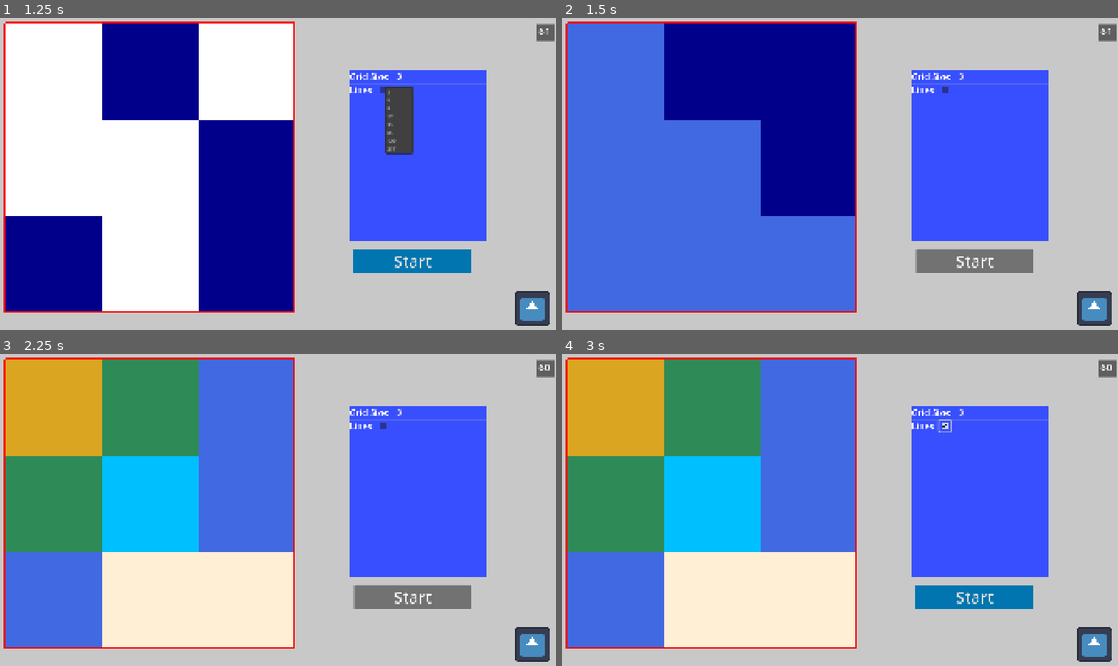
Above: before the commit, frames 1-4 (two rows, left to right).
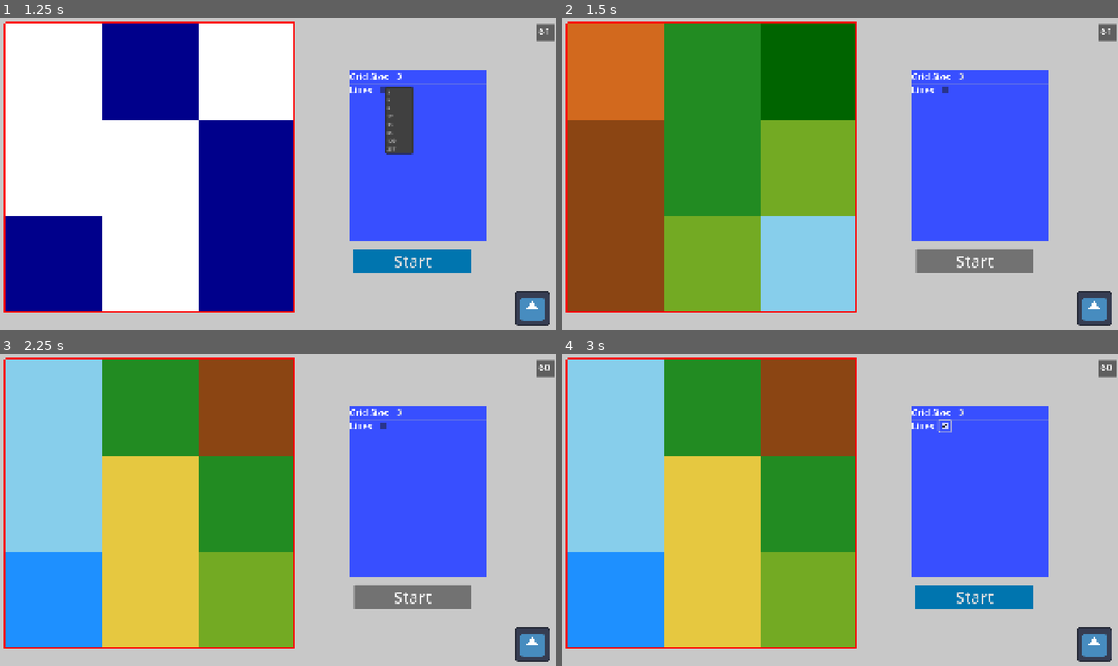
Above: after the commit, the same moments.

Repository: Dev-Ranma/Diamond-Square.Pub
Game: Godot game, scene res://Root.tscn
Two runs of this game, one before a commit and one after it. Both use one fixed random seed, a clock stepped at 60 frames per second and the inputs below. The engine's default icon, where the game draws it, is replaced by a stand-in: a white triangle on a blue panel in a dark square.
Inputs (mouse positions are in pixels of both pictures, inside the frame that each line leads up to):
- Up to frame 1 (1.25 s): click "3" at 0.5 s
- Up to frame 2 (1.5 s): click "Start" at 1.25 s
- Up to frame 3 (2.25 s): click "Start" at 2 s
- Up to frame 4 (3 s): click (945, 425) at 2.75 s

Frame 1 is identical in both runs. In frame 2, 48% of the frame differs, in the area x 1-53%, y 1-94%; in frame 3, 48%; in frame 4, 48%.

Commit message:
1.1
Improved randomness and changed some colors for readability, optimization will have to come later

Diff:
--- a/node_2d.gd
+++ b/node_2d.gd
@@ -8,10 +8,12 @@
 var cellMax : int = cellNum * cellNum
 var areLinesActive : bool = false
 @onready var numSelect = $ItemList/NumSelect
-var colorArray : Array[Color] = [Color.DARK_BLUE, Color.ROYAL_BLUE, Color.DEEP_SKY_BLUE, Color.PAPAYA_WHIP, Color.SEA_GREEN, Color.FOREST_GREEN, Color.DARK_GREEN, Color.GOLDENROD, Color.BROWN, Color.WEB_MAROON]
+var colorArray : Array[Color] = [Color.DARK_BLUE, Color.DARK_BLUE, Color.DODGER_BLUE, Color.DODGER_BLUE, Color.SKY_BLUE, Color(1 * .9, .7843137255, .2784313725 * .90), Color(.6039215686 * .75, .8901960784 * .75, .1843137255 * .75), Color(.6039215686 * .75, .8901960784 * .75, .1843137255 * .75),Color.FOREST_GREEN, Color.FOREST_GREEN, Color.DARK_GREEN, Color.CHOCOLATE, Color.SADDLE_BROWN]
+var colorTotal : int = colorArray.size() - 1
+var variaArray : Array = [1]
 #@onready var clock = $Timer
 #var holdUp : bool = false
-
+#  Color.BLACK
 
 func _ready() -> void:
 	numSelect.text = str(cellNum)
@@ -105,13 +107,11 @@
 
 	for each in cornerArray:
 		cellGridIndex[each][2] = 1
-		cellGridIndex[each][3] = int(randi_range(0, 9))
+		cellGridIndex[each][3] = int(randi_range(0, colorTotal))
 		cornerColor += cellGridIndex[each][3]
 	#variation = varianceRate / varianceDivisible
 
 	while areWeGoodToGo == false:
-		iteration += 1
-
 		for point in validCorner:
 			n3 = point
 			cornerArray.clear()
@@ -125,7 +125,7 @@
 			for each in cornerArray:
 				if cellGridIndex[each][2] != 1:
 						cellGridIndex[each][2] = 1
-						cellGridIndex[each][3] = randi_range(0, 9)
+						cellGridIndex[each][3] = randi_range(0, colorTotal)
 				cornerIndexArray.push_back(each)
 			diamondCenter = ((cornerIndexArray[0] + cornerIndexArray[1] + cornerIndexArray[2] + cornerIndexArray[3]) / 4)
 			pointInbetweenX = (cornerIndexArray[0] + cornerIndexArray[1]) / 2
@@ -139,33 +139,29 @@
 			for each in diamondSquareArray:
 				if cellGridIndex[each][2] != 1:
 					cellGridIndex[each][2] = 1
-					n4 = randomArray.pick_random()
+					n4 = randi_range(-(variaArray[iteration]), variaArray[iteration])
+					#n4 = randomArray.pick_random()
 					match each:
 						AA:
-							cellGridIndex[each][3] = clamp((((cellGridIndex[w][3]) + (cellGridIndex[x][3]) + (cellGridIndex[y][3]) + (cellGridIndex[z][3])) / 4) + n4, 0, 9)
+							cellGridIndex[each][3] = clamp((((cellGridIndex[w][3]) + (cellGridIndex[x][3]) + (cellGridIndex[y][3]) + (cellGridIndex[z][3])) / 4) + n4, 0, colorTotal)
 						A:
-							cellGridIndex[each][3] = clamp(((cellGridIndex[w][3] + cellGridIndex[x][3]) / 2) + n4, 0, 9)
+							cellGridIndex[each][3] = clamp(((cellGridIndex[w][3] + cellGridIndex[x][3]) / 2) + n4, 0, colorTotal)
 						B:
-							cellGridIndex[each][3] = clamp(((cellGridIndex[y][3] + cellGridIndex[z][3]) / 2) + n4, 0, 9)
+							cellGridIndex[each][3] = clamp(((cellGridIndex[y][3] + cellGridIndex[z][3]) / 2) + n4, 0, colorTotal)
 						C:
-							cellGridIndex[each][3] = clamp(((cellGridIndex[w][3] + cellGridIndex[y][3]) / 2) + n4, 0, 9)
+							cellGridIndex[each][3] = clamp(((cellGridIndex[w][3] + cellGridIndex[y][3]) / 2) + n4, 0, colorTotal)
 						D:
-							cellGridIndex[each][3] = clamp(((cellGridIndex[x][3] + cellGridIndex[z][3]) / 2) + n4, 0, 9)
+							cellGridIndex[each][3] = clamp(((cellGridIndex[x][3] + cellGridIndex[z][3]) / 2) + n4, 0, colorTotal)
 			tempArray.push_back(diamondCenter)
 			tempArray.push_back((pointInbetweenX))
 			tempArray.push_back((pointInbetweenY))
+		iteration += 1
 		for cell in cellMax:
 			if cellGridIndex[cell][2] == 1:
 				n2 += 1
 		if n2 == cellMax:
 			areWeGoodToGo = true
 			print(n4)
-			#print(AA, A, B, C, D)
-			#print(diamondSquareArray)
-			#print(cellGridIndex)
-			#print(cornerArray)
-			#print(cornerIndexArray)
-			#print(diamondSquareArray)
 		else:
 			areWeGoodToGo = false
 			n2 = 0
@@ -199,19 +195,27 @@
 	match(id):
 		0:
 			cellNum = 3
+			variaArray = [1]
 		1:
 			cellNum = 5
+			variaArray = [2, 1]
 		2:
 			cellNum = 9
+			variaArray = [2, 1, 1]
 		3:
 			cellNum = 17
+			variaArray = [2, 2, 1, 1]
 		4:
 			cellNum = 33
+			variaArray = [3, 2, 1, 1, 1]
 		5:
 			cellNum = 65
+			variaArray = [3, 2, 1, 1, 1, 1]
 		6:
 			cellNum =  129
+			variaArray = [3, 2, 1, 1, 1, 1, 1]
 		7:
 			cellNum = 257
+			variaArray = [3, 2, 2, 1, 1, 1, 1, 1]
 	cellMax = cellNum * cellNum
 	numSelect.text = str(cellNum)
